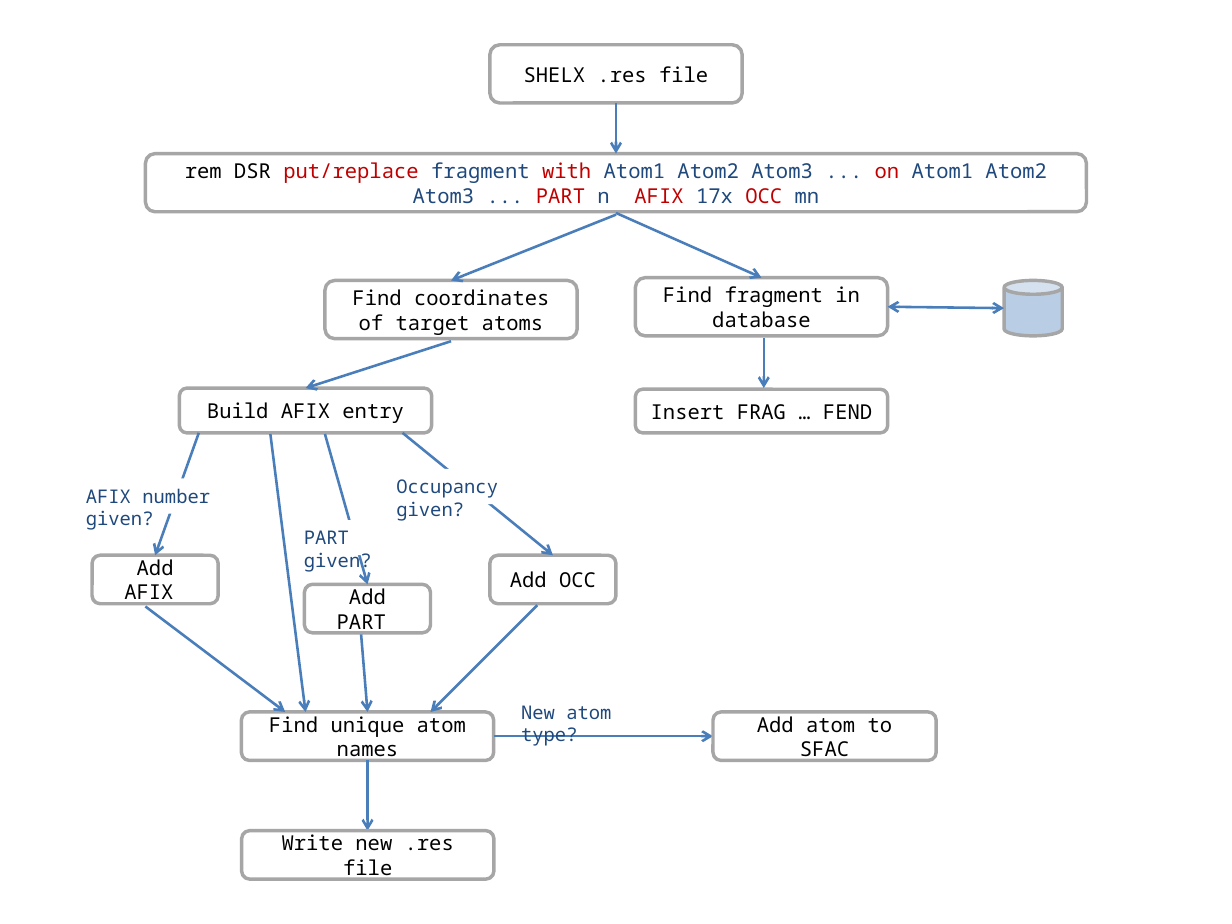
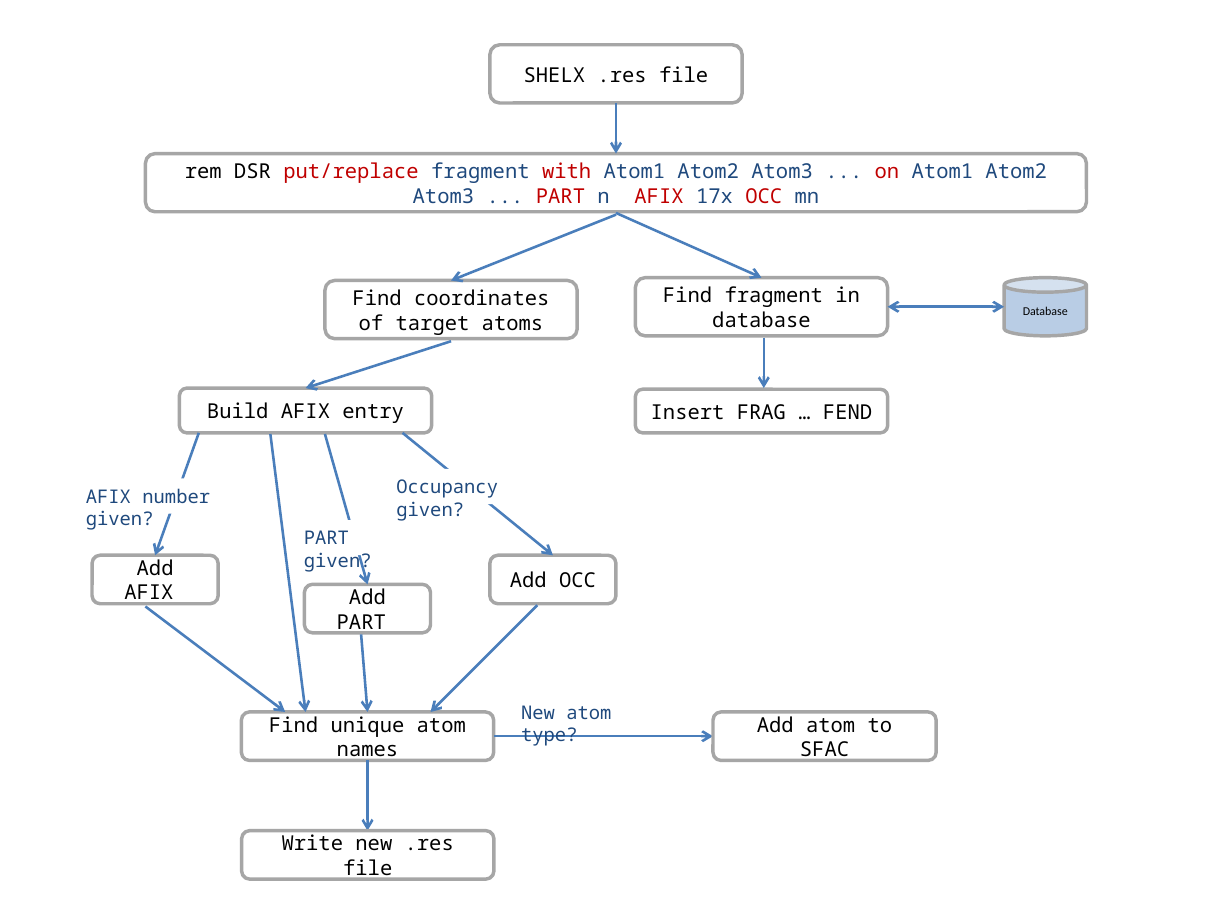
Before and after one commit to dkratzert/DSR, a slide deck: slide 2 of manuals/DSR-ablauf.pptx. Drawn at 1232x924 pixels with LibreOffice and Linux fonts; fonts in the diff are those of the drawing. Boxes give left, top, right and bottom in pixels: in the first picture for what was removed or moved away, otherwise in the second. Text is boxed around its words. In the diff, an @@ line names an element or a change of style, - is before the commit and + after.

```diff
--- a/manuals/DSR-ablauf.pptx
+++ b/manuals/DSR-ablauf.pptx
@@ cylinder "Database": place and size @@
-cylinder "Database" at (1004, 281, 1062, 336)
+cylinder "Database" at (1004, 277, 1087, 335)
@@ text in cylinder at (1023, 306, 1068, 315): text added @@
+Database
```
Also in this commit, not shown: 1 other file.
